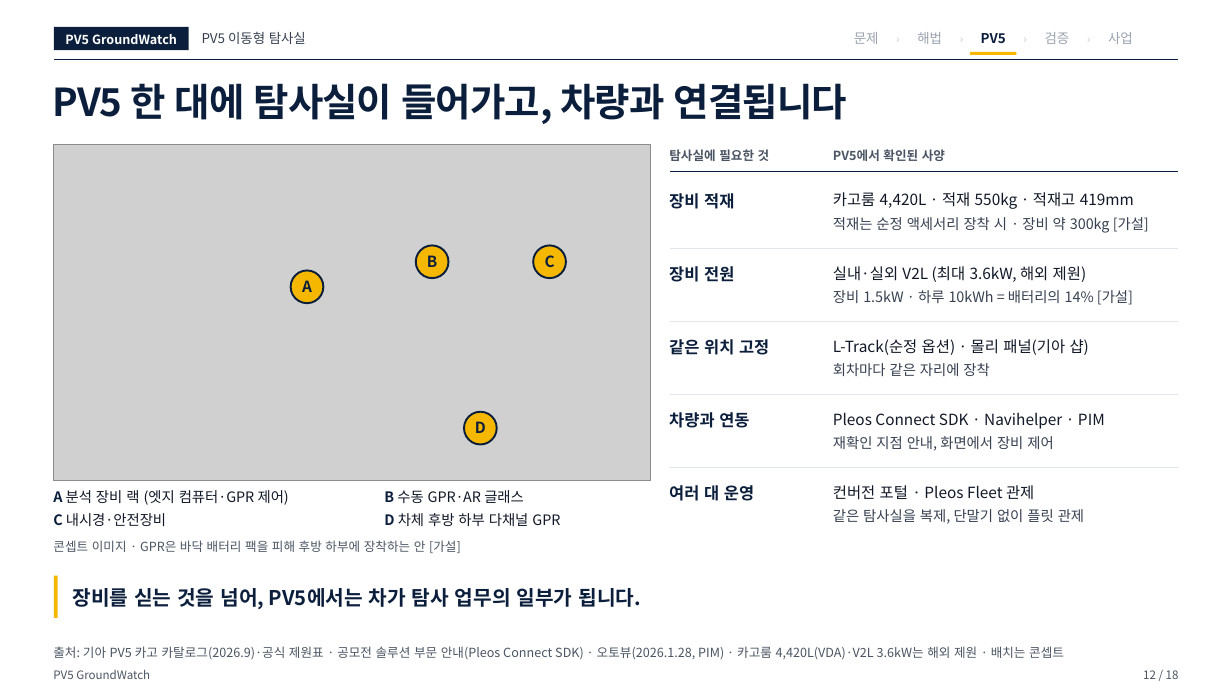
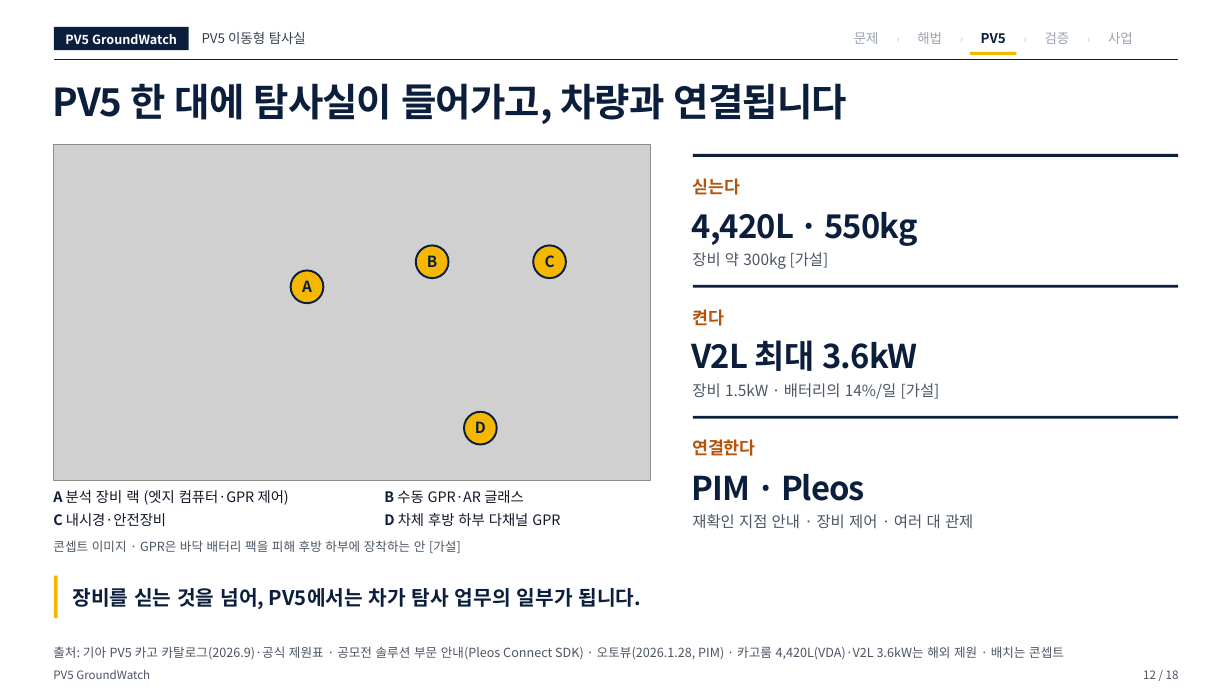
Before and after one commit to woojin-choe/pv5-hose-lab, a slide deck: slide 12 of ppt_all/PV5_GroundWatch_10_25.pptx. Drawn at 1232x693 pixels with LibreOffice and Linux fonts; fonts in the diff are those of the drawing; grey boxes stand for pictures. Boxes give left, top, right and bottom in pixels: in the first picture for what was removed or moved away, otherwise in the second. Text is boxed around its words. In the diff, an @@ line names an element or a change of style, - is before the commit and + after.

```diff
--- a/ppt_all/PV5_GroundWatch_10_25.pptx
+++ b/ppt_all/PV5_GroundWatch_10_25.pptx
@@ text at box(692, 383, 940, 399): text changed; size 11.2 to 12 pt; text colour #374151 to #4B5563 @@
-장비 1.5kW · 하루 10kWh = 배터리의 14% [가설]
+장비 1.5kW · 배터리의 14%/일 [가설]
@@ group added at box(692, 154, 1178, 501): 7 texts, 3 rectangles @@
+싣는다
+4,420L · 550kg
+장비 약 300kg [가설]
+켠다
+V2L 최대 3.6kW
+연결한다
+PIM · Pleos
@@ group removed at box(669, 149, 1178, 524): 15 texts, 5 freeform shapes @@
-탐사실에 필요한 것
-PV5에서 확인된 사양
-장비 적재
-카고룸 4,420L · 적재 550kg · 적재고 419mm
-적재는 순정 액세서리 장착 시 · 장비 약 300kg [가설]
-장비 전원
-실내·실외 V2L (최대 3.6kW, 해외 제원)
-같은 위치 고정
-L-Track(순정 옵션) · 몰리 패널(기아 샵)
-회차마다 같은 자리에 장착
-차량과 연동
-Pleos Connect SDK · Navihelper · PIM
-여러 대 운영
-컨버전 포털 · Pleos Fleet 관제
-같은 탐사실을 복제, 단말기 없이 플릿 관제
@@ text at box(692, 514, 973, 528): text changed; size 11.2 to 12 pt; text colour #374151 to #4B5563 @@
-재확인 지점 안내, 화면에서 장비 제어
+재확인 지점 안내 · 장비 제어 · 여러 대 관제
```
Also in this commit, not shown: 12 other slides changed, 18 other files.
